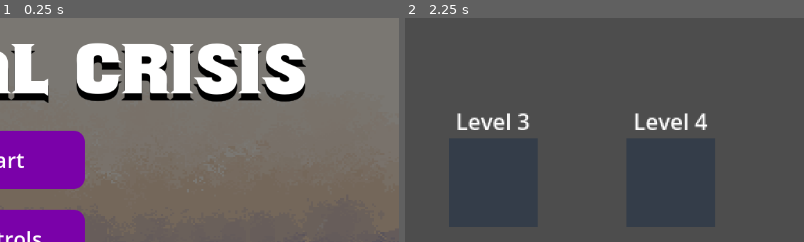
Above: before the commit, frames 1-2 (left to right).
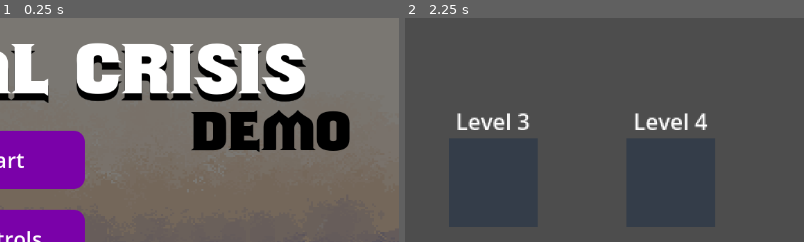
Above: after the commit, the same moments.

Repository: bscott519/ColossalCrisisGame
Game: Godot game, scene res://Scenes/main_menu.tscn
Two runs of this game, one before a commit and one after it. Both use one fixed random seed, a clock stepped at 60 frames per second and the inputs below. The engine's default icon, where the game draws it, is replaced by a stand-in: a white triangle on a blue panel in a dark square.
Inputs:
- Up to frame 1 (0.25 s): no input
- Up to frame 2 (2.25 s): click "Start" at 0.5 s; click "Back" at 1.25 s; click "Start" at 2 s
The pictures show only the part of the screen within x 50-100%, y 13-63%; the shares and areas given below are measured in that part.

The runs differ from the first frame. In frame 1, 5.1% of the frame differs, in the area x 47-88%, y 41-60%; in frame 2, nothing differs.

Commit message:
added demo tag

Diff:
--- a/Scenes/level_select.tscn
+++ b/Scenes/level_select.tscn
@@ -1,7 +1,7 @@
 [gd_scene load_steps=4 format=3 uid="uid://ck74jsgubpeg0"]
 
 [ext_resource type="PackedScene" uid="uid://d1g2ooq8x1of4" path="res://Scenes/level_icon.tscn" id="1_3hviw"]
-[ext_resource type="Script" path="res://level_select.gd" id="1_bidab"]
+[ext_resource type="Script" path="res://Scripts/level_select.gd" id="1_bidab"]
 [ext_resource type="PackedScene" uid="uid://b1gserf155o12" path="res://Scenes/player_icon.tscn" id="2_aid86"]
 
 [node name="LevelSelect" type="Control"]
@@ -40,7 +40,7 @@
 offset_bottom = 352.0
 scale = Vector2(2, 2)
 lvl_name = "3"
-next_scene_path = null
+next_scene_path = ""
 next_level_left = NodePath("../LevelIcon2")
 next_level_right = NodePath("../LevelIcon4")
 
@@ -51,7 +51,7 @@
 offset_bottom = 352.0
 scale = Vector2(2, 2)
 lvl_name = "4"
-next_scene_path = null
+next_scene_path = ""
 next_level_left = NodePath("../LevelIcon3")
 next_level_right = NodePath("../LevelIcon")
 
--- a/Scenes/main_menu.tscn
+++ b/Scenes/main_menu.tscn
@@ -142,6 +142,17 @@
 theme_override_font_sizes/font_size = 25
 text = "Benjamin Scott  |  2025"
 
+[node name="DemoTag" type="Label" parent="."]
+layout_mode = 0
+offset_left = 852.0
+offset_top = 202.0
+offset_right = 1089.0
+offset_bottom = 287.0
+theme_override_colors/font_color = Color(0, 0, 0, 1)
+theme_override_fonts/font = ExtResource("2_ermid")
+theme_override_font_sizes/font_size = 70
+text = "DEMO"
+
 [connection signal="pressed" from="VBoxContainer/Start" to="." method="_on_start_pressed"]
 [connection signal="pressed" from="VBoxContainer/Controls" to="." method="_on_controls_pressed"]
 [connection signal="pressed" from="VBoxContainer/Quit" to="." method="_on_quit_pressed"]
Binary file added: GameArt/Shouldve Known Shaded.otf
Not shown, added: GameArt/Shouldve Known Shaded.otf.import
Renamed: level_select.gd -> Scripts/level_select.gd
